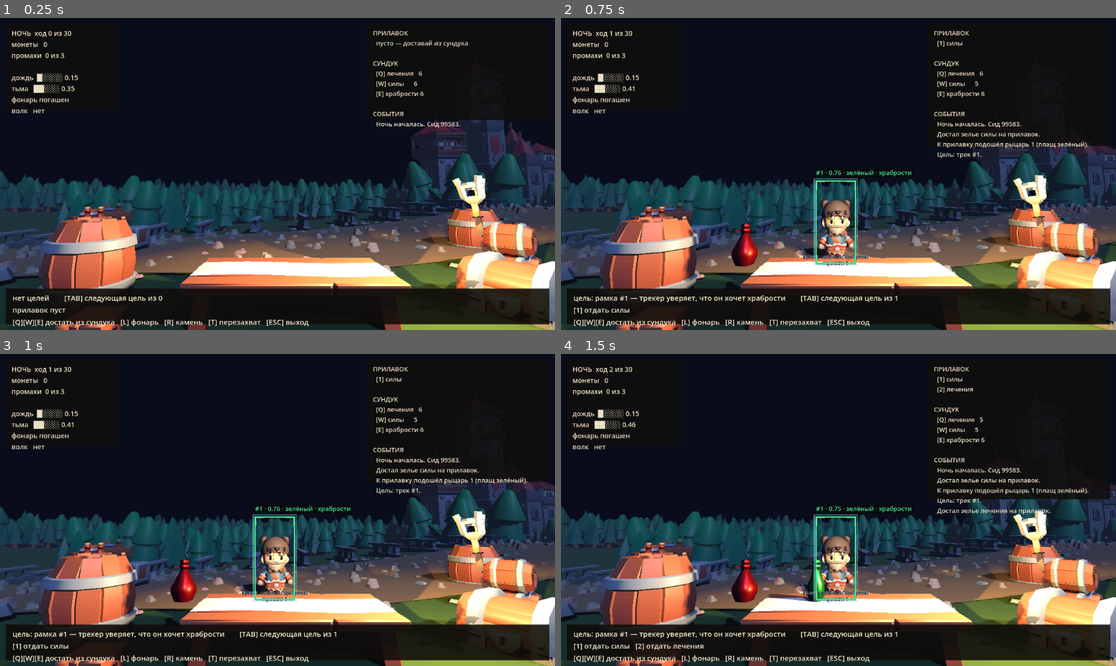
Above: before the commit, frames 1-4 (two rows, left to right).
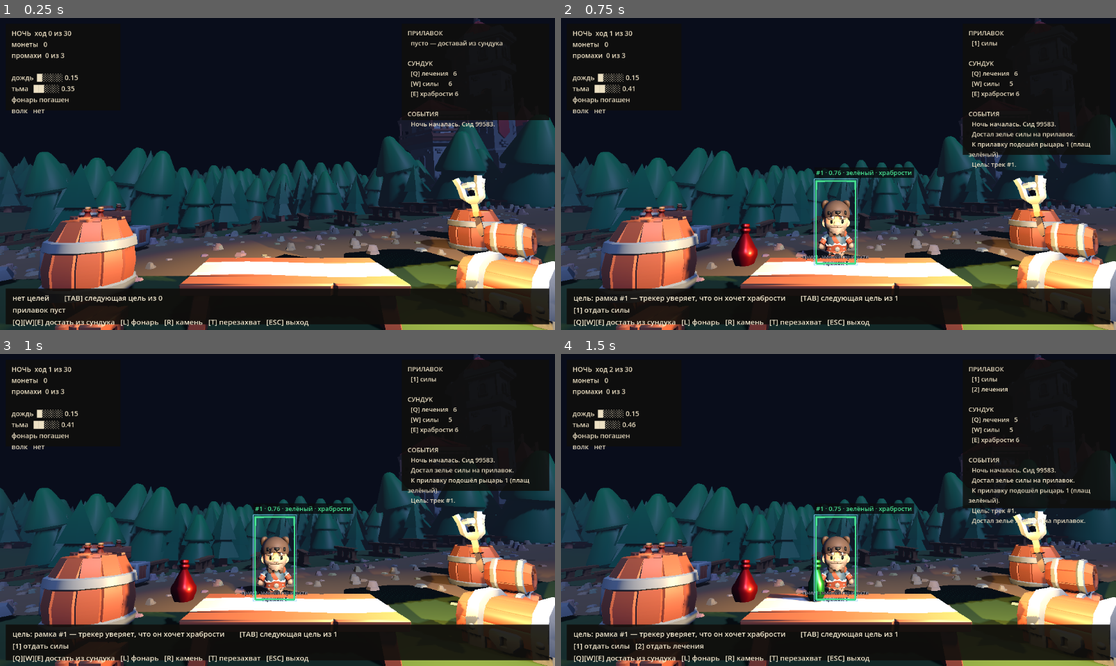
Above: after the commit, the same moments.

Repository: Azidaan/FlyNight
Game: Godot game, scene res://src/view/main.tscn
The game is run twice, just before and just after one commit, with the same random seed, the same clock (stepped at 60 frames per second) and the same inputs.
Inputs:
- Up to frame 1 (0.25 s): no input
- Up to frame 2 (0.75 s): tap Enter at 0.5 s; hold W from 0.53 s (still down); tap Tab at 0.6 s
- Up to frame 3 (1 s): keep holding W; tap Space at 0.77 s
- Up to frame 4 (1.5 s): release W at 1.28 s; tap Q at 1.35 s

The runs differ from the first frame. In frame 1, 15% of the frame differs, in the area x 0-100%, y 0-85%; in frame 2, 13%; in frame 3, 13%; in frame 4, 13%.

Commit message:
fix: деревянная изгородь, дорога в грунте, выше деревья, ближе замок
- изгородь перекрашена в дерево: модель barrier в паке каменная
- дорога больше не висит над землёй. Причина: лента натягивалась
  по двум точкам на всю ширину и поперёк шла плоско, на неровностях
  отрываясь от рельефа. Теперь дробится на 6 полос и облегает землю,
  плюс утоплена на 6 см
- камни на дороге тоже опущены в грунт
- деревья выше: ближние 5.0-7.0 вместо 3.0-4.4, дальние 7.0-10.5
  вместо 4.5-7.0, стена на горизонте 9.0-13.0
- замок придвинут с (52,-60) до (44,-49)
- правая панель сужена с 390 до 318 px: приближенный замок
  оказался прямо за ней

Co-Authored-By: Claude Fable 5 <noreply@anthropic.com>

Diff:
--- a/src/view/main.tscn
+++ b/src/view/main.tscn
@@ -71,7 +71,7 @@
 [node name="PanelBg" type="ColorRect" parent="HUD"]
 anchor_left = 1.0
 anchor_right = 1.0
-offset_left = -390.0
+offset_left = -318.0
 offset_top = 12.0
 offset_right = -12.0
 offset_bottom = 400.0
@@ -80,7 +80,7 @@
 [node name="Panel" type="Label" parent="HUD"]
 anchor_left = 1.0
 anchor_right = 1.0
-offset_left = -378.0
+offset_left = -306.0
 offset_top = 22.0
 offset_right = -20.0
 offset_bottom = 392.0
--- a/src/view/scene_builder.gd
+++ b/src/view/scene_builder.gd
@@ -125,7 +125,8 @@
 		# и дорогой и загородила всю сцену.
 		var p := road_point(s) + side * (ROAD_HALF_WIDTH + 2.2)
 		p.y = ground_height(p.x, p.z) - 0.15
-		_put(root, FENCE, p, yaw, 1.0)
+		# Модель в паке каменная — перекрашиваем в дерево.
+		_tint(_put(root, FENCE, p, yaw, 1.0), Color(0.42, 0.28, 0.16))
 		s += 4.0
 
 ## Холмистая земля вместо плоскости: сетка, поднятая по ground_height().
@@ -167,24 +168,29 @@
 	var st := SurfaceTool.new()
 	st.begin(Mesh.PRIMITIVE_TRIANGLES)
 
-	var prev_l := Vector3.ZERO
-	var prev_r := Vector3.ZERO
-	var first := true
+	# Поперёк лента дробится на полосы: по двум точкам на всю ширину она шла
+	# плоско и на неровностях висела над землёй воздушной прослойкой.
+	var cols := 6
+	var prev: Array[Vector3] = []
 	var s := -110.0
 	while s <= CASTLE_ALONG + 14.0:
 		var yaw := road_yaw(s)
 		var side := Vector3(cos(yaw), 0.0, -sin(yaw))
 		var centre := road_point(s)
-		var l := centre - side * ROAD_HALF_WIDTH
-		var r := centre + side * ROAD_HALF_WIDTH
-		l.y = ground_height(l.x, l.z) + 0.04
-		r.y = ground_height(r.x, r.z) + 0.04
-		if not first:
-			for v in [prev_l, prev_r, r, prev_l, r, l]:
-				st.add_vertex(v)
-		prev_l = l
-		prev_r = r
-		first = false
+
+		var row: Array[Vector3] = []
+		for c in range(cols + 1):
+			var f := -1.0 + 2.0 * float(c) / float(cols)
+			var p: Vector3 = centre + side * (ROAD_HALF_WIDTH * f)
+			p.y = ground_height(p.x, p.z) - 0.06   # чуть утоплена в грунт
+			row.append(p)
+
+		if not prev.is_empty():
+			for c in range(cols):
+				for v in [prev[c], prev[c + 1], row[c + 1],
+						prev[c], row[c + 1], row[c]]:
+					st.add_vertex(v)
+		prev = row
 		s += 2.5
 
 	st.generate_normals()
@@ -211,7 +217,7 @@
 		for k in range(16):
 			var off := rng.randf_range(-ROAD_HALF_WIDTH - 1.2, ROAD_HALF_WIDTH + 1.2)
 			var p := road_point(t + rng.randf_range(-1.3, 1.3)) + side * off
-			p.y = ground_height(p.x, p.z) + 0.01
+			p.y = ground_height(p.x, p.z) - 0.09
 			var stone := _put(root, ROCK_A if rng.randf() < 0.6 else ROCK_C, p,
 				rng.randf() * TAU, rng.randf_range(0.9, 1.9))
 			_tint(stone, Color(
@@ -234,15 +240,15 @@
 	# видно только воротную башню и кусок стены, всё остальное поле занимают
 	# трава, дорога и лес. Координаты заданы явно, а не выведены из дуги
 	# дороги: по дуге он выходил ровно в центр экрана.
-	var keep := Vector3(52.0, 0.0, -60.0)
+	var keep := Vector3(44.0, 0.0, -49.0)
 	var wall_yaw := -0.55
 
-	_put(root, CASTLE, keep, wall_yaw, 10.0)
-	_put(root, TOWER_B, keep + Vector3(-17.0, 0.0, 9.0), wall_yaw, 8.5)
+	_put(root, CASTLE, keep, wall_yaw, 11.0)
+	_put(root, TOWER_B, keep + Vector3(-16.0, 0.0, 8.0), wall_yaw, 9.0)
 	# стена уходит вправо за край кадра
 	for i in range(4):
-		_put(root, TOWER_A, keep + Vector3(20.0 + i * 19.0, 0.0, -6.0 - i * 9.0),
-			wall_yaw, 8.0)
+		_put(root, TOWER_A, keep + Vector3(19.0 + i * 18.0, 0.0, -6.0 - i * 9.0),
+			wall_yaw, 8.5)
 
 ## Густой лес по обе стороны дороги. Гор нет намеренно: в референсе
 ## (Элвиннский лес) горизонт закрывает именно лес, а не хребты.
@@ -268,7 +274,7 @@
 		var far := p.z < -26.0
 		var scene: PackedScene = groves[rng.randi() % groves.size()] if far \
 			else singles[rng.randi() % singles.size()]
-		var factor := rng.randf_range(4.5, 7.0) if far else rng.randf_range(3.0, 4.4)
+		var factor := rng.randf_range(7.0, 10.5) if far else rng.randf_range(5.0, 7.0)
 		p.y = ground_height(p.x, p.z) - 0.3
 		_put(root, scene, p, rng.randf() * TAU, factor)
 		planted += 1
@@ -279,7 +285,7 @@
 		if dist_to_road(p) < ROAD_HALF_WIDTH + 3.0:
 			continue
 		_put(root, groves[i % groves.size()], p, rng.randf() * TAU,
-			rng.randf_range(6.0, 8.5))
+			rng.randf_range(9.0, 13.0))
 
 	for spot in [Vector3(-9.0, 0.0, -2.5), Vector3(8.5, 0.0, -2.0),
 			Vector3(-11.5, 0.0, 2.0)]:
